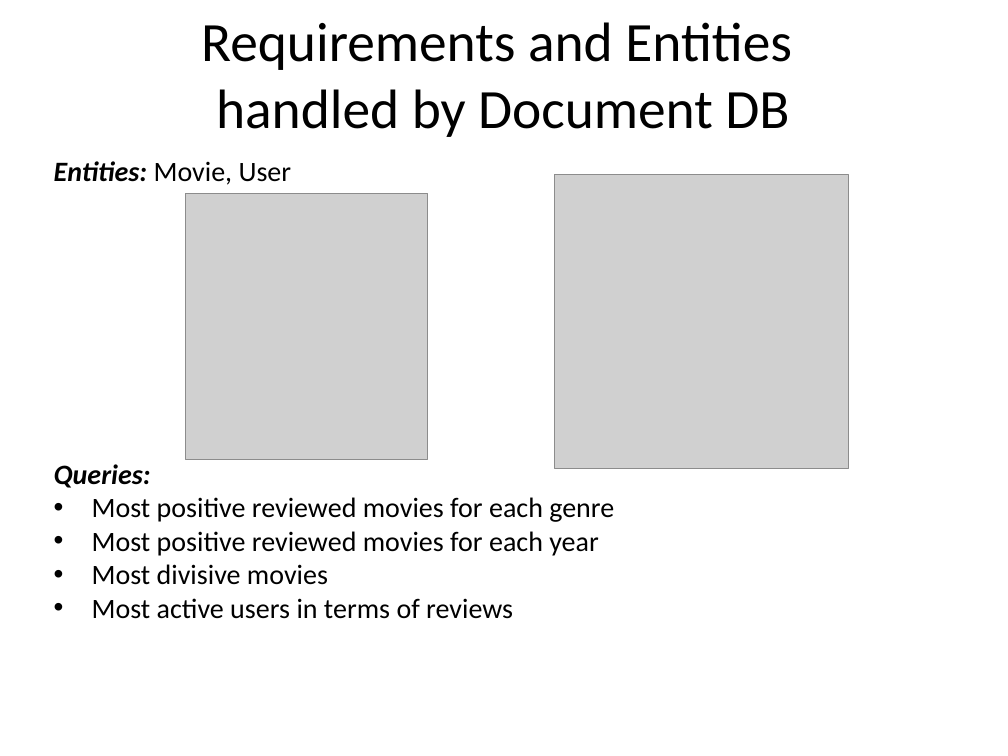
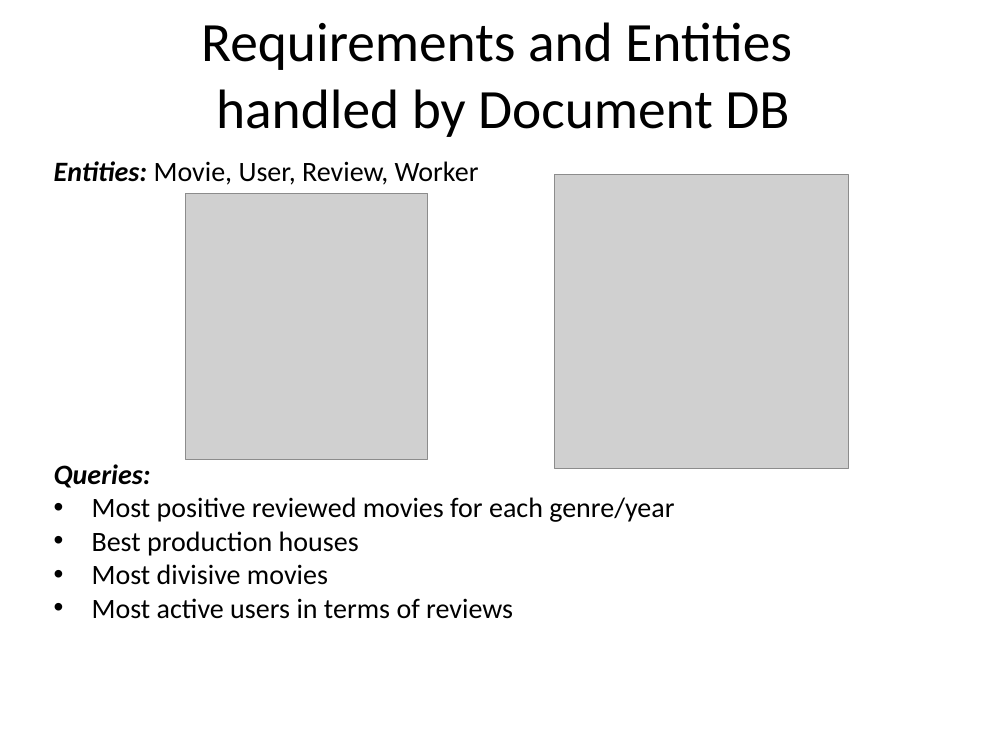
Before and after one commit to glmquint/RottenMovies, a slide deck: slide 6 of Presentazione.pptx. Drawn at 1008x756 pixels with LibreOffice and Linux fonts; fonts in the diff are those of the drawing; grey boxes stand for pictures; background and template pictures are left out. Boxes give left, top, right and bottom in pixels: in the first picture for what was removed or moved away, otherwise in the second. Text is boxed around its words. In the diff, an @@ line names an element or a change of style, - is before the commit and + after.

```diff
--- a/Presentazione.pptx
+++ b/Presentazione.pptx
@@ text at bbox=[54, 161, 479, 185]: text changed @@
-Entities: Movie, User
+Entities: Movie, User, Review, Worker
@@ text at bbox=[92, 497, 674, 556]: text changed @@
-• Most positive reviewed movies for each genre
-• Most positive reviewed movies for each year
+• Most positive reviewed movies for each genre/year
+• Best production houses
```
Also in this commit, not shown: 1 other slide changed.
